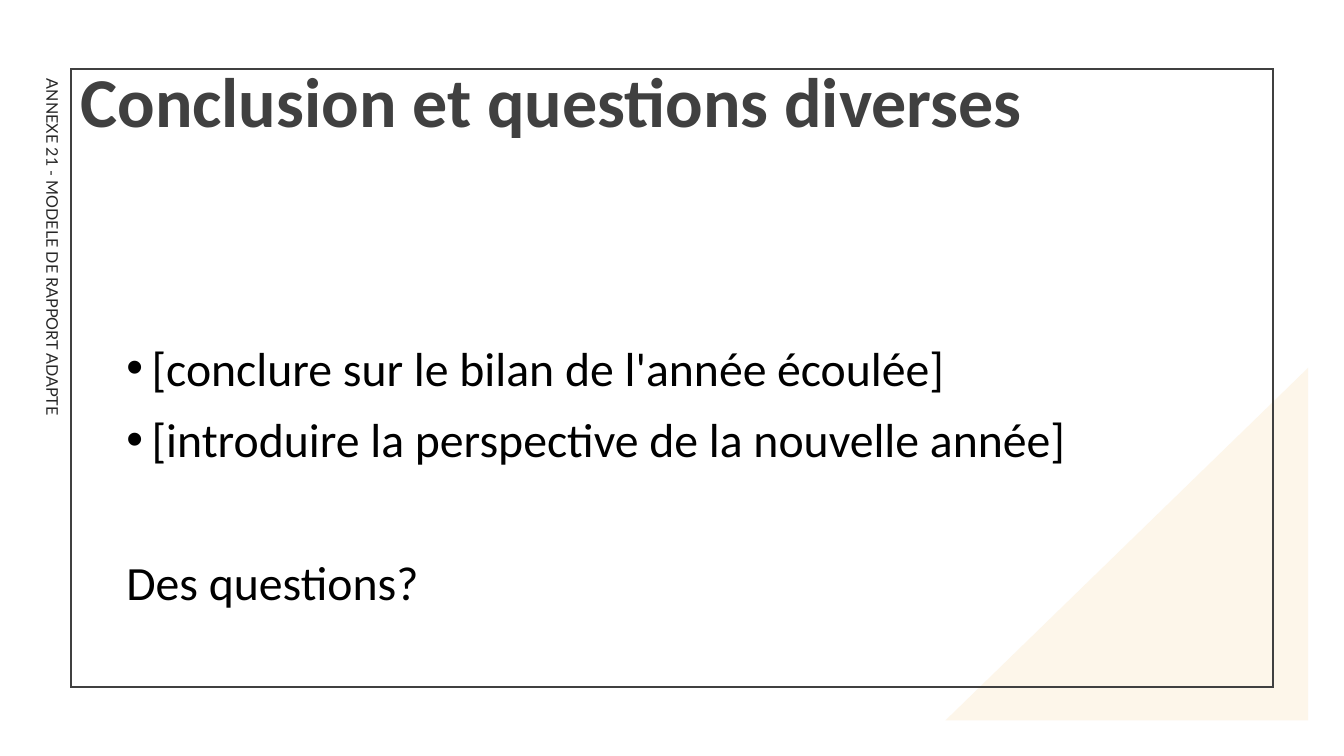
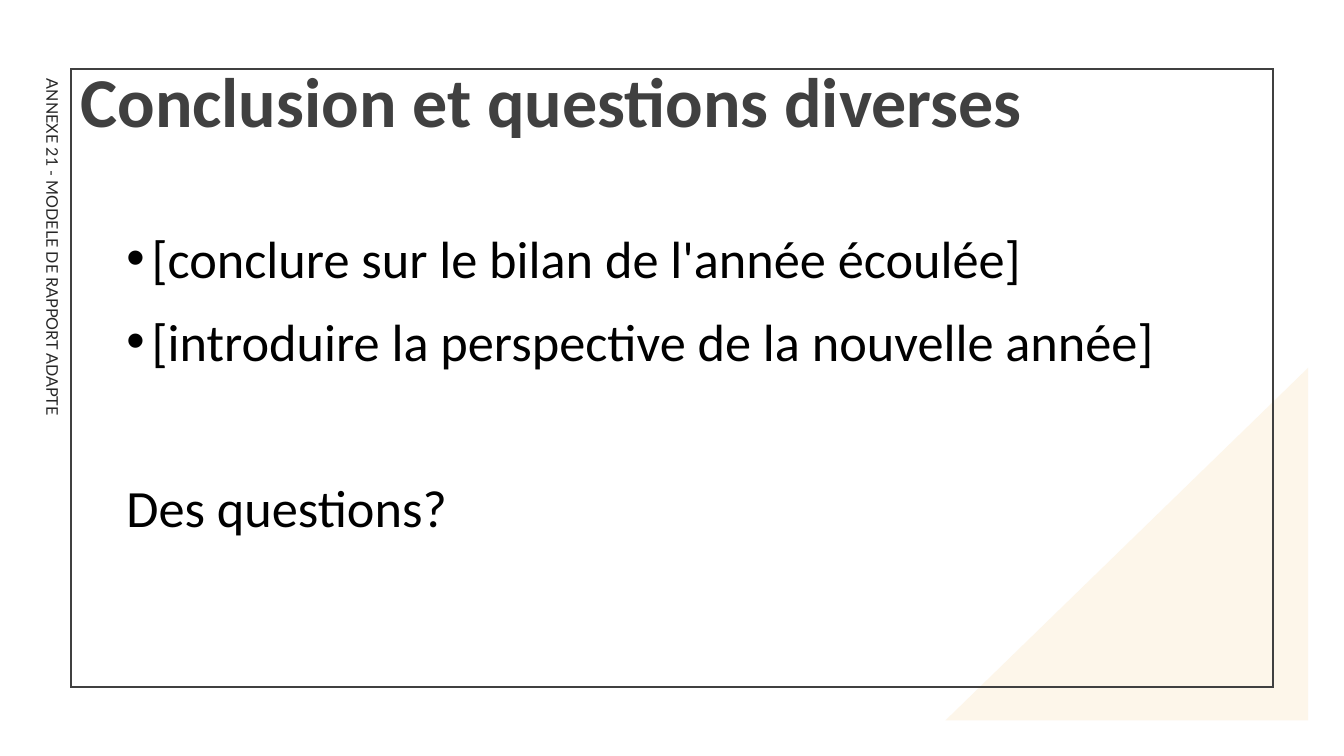
Before and after one commit to Ok1nam/EDP180625, a slide deck: slide 10 of client/public/fichiers/ANNEXE 21 - MODELE DE RAPPORT ADAPTE.pptx. Drawn at 1344x756 pixels with LibreOffice and Linux fonts; fonts in the diff are those of the drawing. Boxes give left, top, right and bottom in pixels: in the first picture for what was removed or moved away, otherwise in the second. Text is boxed around its words. In the diff, an @@ line names an element or a change of style, - is before the commit and + after.

```diff
--- a/client/public/fichiers/ANNEXE 21 - MODELE DE RAPPORT ADAPTE.pptx
+++ b/client/public/fichiers/ANNEXE 21 - MODELE DE RAPPORT ADAPTE.pptx
@@ text "[conclure sur le bilan de ...": place and size @@
-text "[conclure sur le bilan de ..." at (126, 351, 1065, 608)
+text "[conclure sur le bilan de ..." at (126, 240, 1153, 536)
@@ text "[conclure sur le bilan de ..." at (126, 240, 1153, 536): size 34.1 to 37.4 pt; line spacing 1 to 1.1 @@
```
Also in this commit, not shown: 3 other slides changed.
